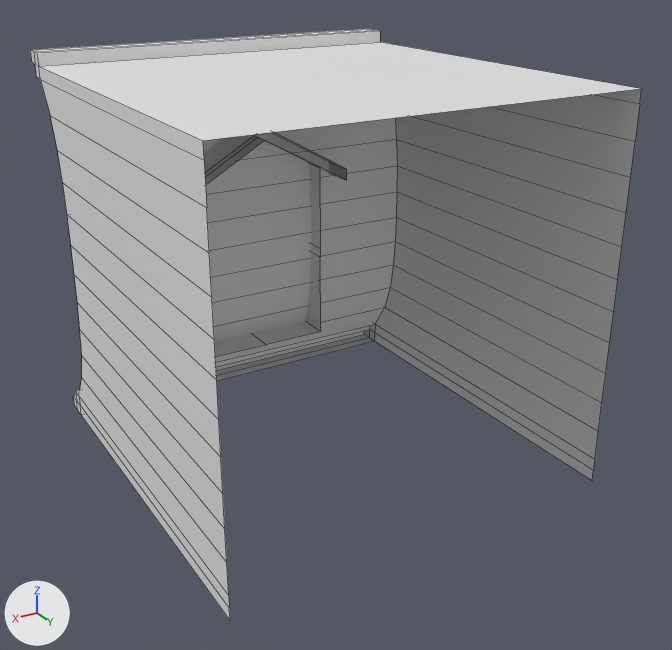
Two versions of the FBX model Assets/02 Models/BuildingBlocks/BlockModels/RoofWindow.fbx, one commit apart.
Both versions are drawn from a 50 mm camera at (0.584, 1.887, 2.786) aimed at (-0.527, 0.035, 1.86). The axes (+X, +Y, +Z) are drawn at lower left. The lights are the same throughout. Mesh edges are drawn as thin lines. Where no turn or scale is listed for an object, it has been applied to the vertices.

Names of what the first picture shows: 'RoofWindow'.
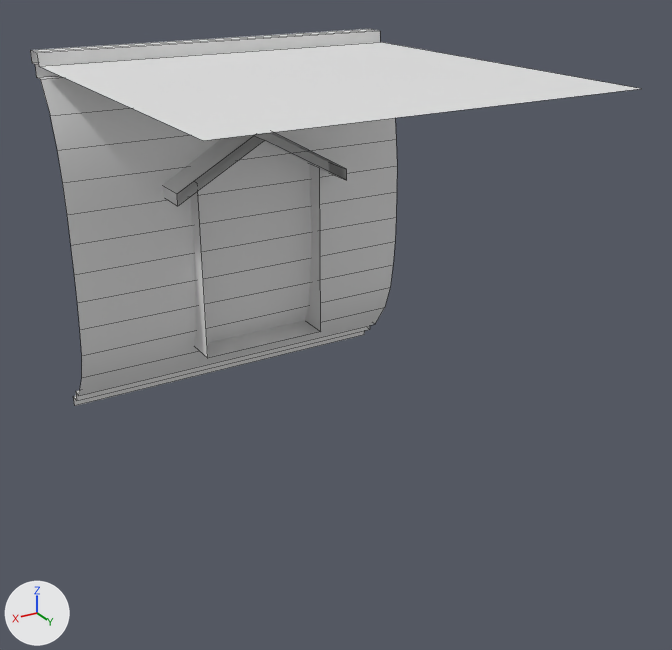
Edits to the bpy script that builds the scene:
```text
Change me_mesh:
    used by ob_roofwindow; location = (-0.5, 0.5, 1.5)
    remove me_mesh.from_pydata(...)  # 142 vertices, 115 faces; spans x -0.5..0.5, y -1.101..0.0, z 0.0..1.0
    add me_mesh.from_pydata(...)  # 92 vertices, 60 faces; spans x -0.5..0.5, y -1.101..0.0, z 0.0..1.0
    me_mesh part 1
    34 vertices are removed from x -0.5..0.5, y -1.032..0.0, z 0.0..0.938
    42 faces are deleted
    me_mesh part 2
    16 vertices are removed from x -0.199..0.169, y -1.078..-0.84, z 0.163..0.768
    28 faces are deleted
    15 new faces join them
```

Pixel boxes (x1, y1, x2, y2) of what changed, in the pictures (672 x 650 px):
'RoofWindow', reshaped (36% shorter)
    before: (30, 29, 642, 620)
    after: (30, 29, 640, 406)
part 1 of me_mesh, deleted
    before: (30, 50, 642, 620)
part 2 of me_mesh, cut back
    before: (214, 163, 321, 357)
    after: (190, 163, 321, 358)
